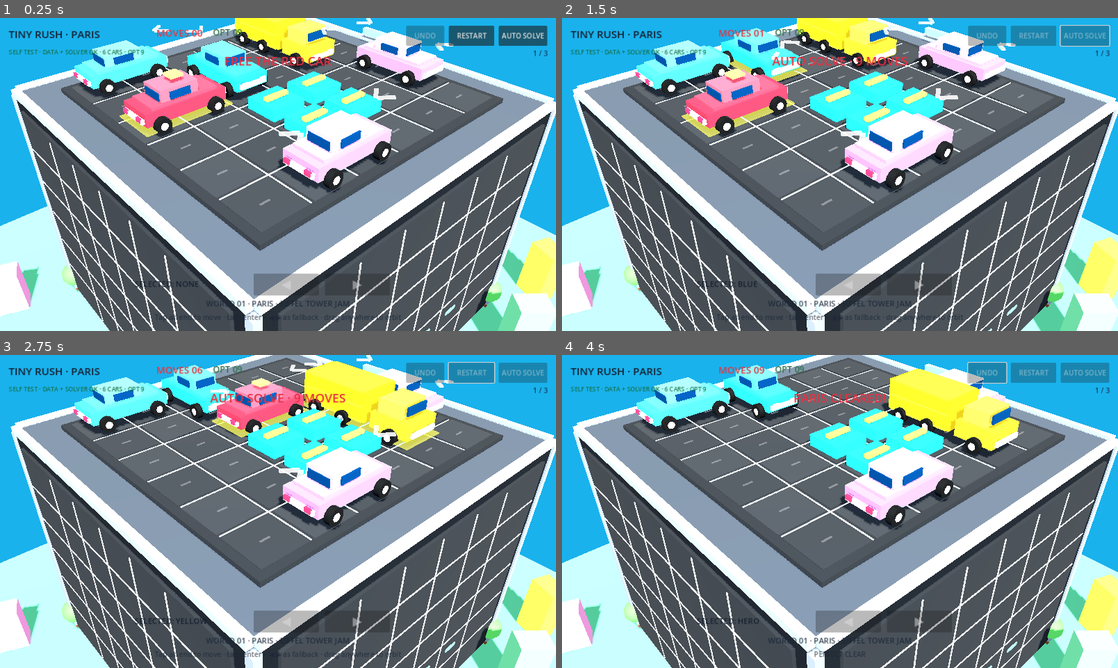
Above: before the commit, frames 1-4 (two rows, left to right).
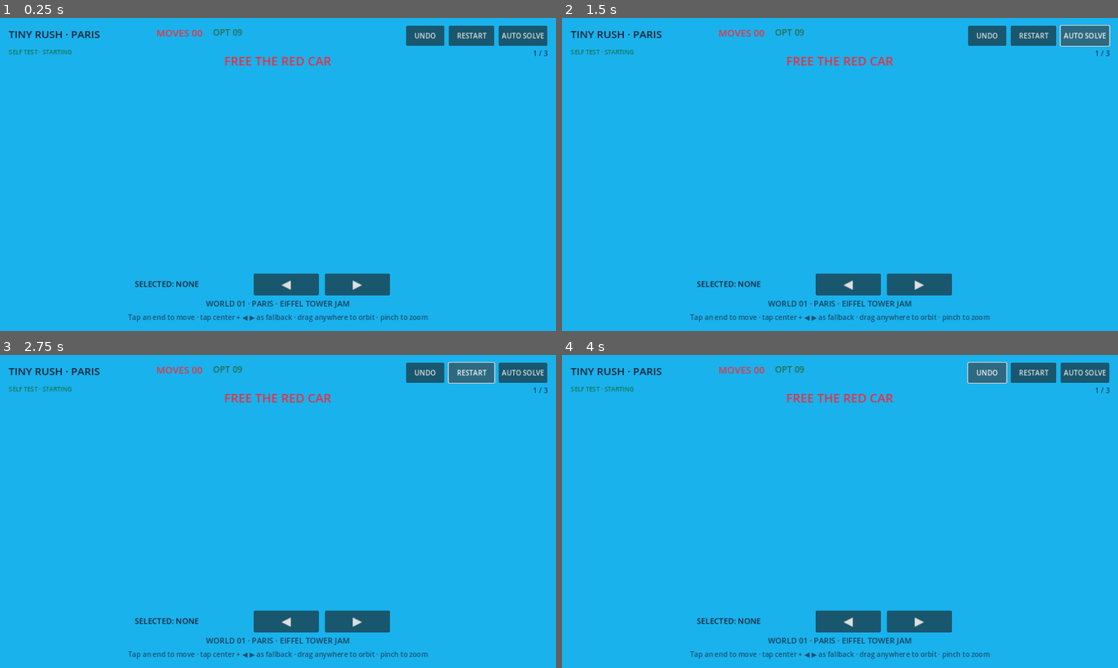
Above: after the commit, the same moments.

Repository: Zweeback/tinyrush
Game: Godot game, scene res://scenes/main.tscn
The game is run twice, just before and just after one commit, with the same random seed, the same clock (stepped at 60 frames per second) and the same inputs.
Inputs (mouse positions are in pixels of both pictures, inside the frame that each line leads up to):
- Up to frame 1 (0.25 s): no input
- Up to frame 2 (1.5 s): click "RESTART" at 0.5 s; click "AUTO SOLVE" at 1.25 s
- Up to frame 3 (2.75 s): click (472, 373) at 2 s, where only the run after the commit has a clickable "RESTART"
- Up to frame 4 (4 s): click (1034, 373) at 2.75 s, where only the run after the commit has a clickable "RESTART"; click (984, 373) at 3.5 s, where only the run after the commit has a clickable "UNDO"

The runs differ from the first frame. In frame 1, 87% of the frame differs, in the area x 0-100%, y 0-100%; in frame 2, 88%; in frame 3, 88%; in frame 4, 88%.
Error after the commit: Parse Error: Cannot infer the type of "result" variable because the value doesn't have a set type. (res://scripts/main.gd:251)

Commit message:
feat: make Traffic Escape arrow mode the playable default

Diff:
--- a/scripts/main.gd
+++ b/scripts/main.gd
@@ -1,14 +1,17 @@
 extends Node3D
 
 const CAR_SCENE := preload("res://scenes/tiny_car.tscn")
+const ARROW_LEVEL_PATH := "res://data/levels/arrow_city_01.json"
 
 @export var cell_size := 1.02
 
 var catalog := ParkingPanicLevelCatalog.new()
 var level_validator := ParkingPanicLevelValidator.new()
+var arrow_validator := ArrowEscapeLevelValidator.new()
 var level: Dictionary = {}
 var level_cursor := 0
-var board := ParkingBoard.new()
+var game_mode := "arrow_escape"
+var board: Variant = ParkingBoard.new()
 var car_views: Dictionary = {}
 var history: Array[Dictionary] = []
 var board_offset := Vector3.ZERO
@@ -57,12 +60,51 @@
 	backward_button.pressed.connect(_move_selected.bind(-1))
 	forward_button.pressed.connect(_move_selected.bind(1))
 	next_button.pressed.connect(next_level)
-	_load_level_at(0)
+	_load_arrow_level()
+
+func _load_arrow_level() -> void:
+	var file := FileAccess.open(ARROW_LEVEL_PATH, FileAccess.READ)
+	if file == null:
+		_fail_boot("ARROW LEVEL LOAD ERROR")
+		return
+	var parsed: Variant = JSON.parse_string(file.get_as_text())
+	if not parsed is Dictionary:
+		_fail_boot("ARROW LEVEL JSON ERROR")
+		return
+	level = parsed
+	game_mode = "arrow_escape"
+	level_cursor = 0
+
+	var validation := arrow_validator.validate(level)
+	if not validation.is_empty():
+		_fail_boot("ARROW LEVEL INVALID: %s" % validation[0])
+		return
+
+	board = ArrowEscapeBoard.new()
+	board.configure(level)
+	var solver := ArrowEscapeSolver.new()
+	var solved := solver.solve(board)
+	if not bool(solved.get("solved", false)):
+		_fail_boot("ARROW LEVEL UNSOLVABLE")
+		return
+
+	optimal_moves = int(solved.get("moves", -1))
+	var declared_optimal := int(level.get("optimal_moves", -1))
+	if declared_optimal >= 0 and declared_optimal != optimal_moves:
+		_fail_boot("ARROW OPTIMAL MISMATCH: DATA %d / SOLVER %d" % [declared_optimal, optimal_moves])
+		return
+	auto_path = solved.get("path", []).duplicate(true)
+	board_offset = _calculate_board_offset()
+	world_builder.build(level, cell_size)
+	_update_level_labels()
+	self_test_label.text = "ARROW LOGIC · SOLVER OK · %d VEHICLES · %d DEPENDENCIES" % [board.car_ids().size(), int(solved.get("states_visited", 0))]
+	restart_level()
 
 func _load_level_at(index: int) -> void:
 	if catalog.size() == 0:
 		_fail_boot("NO LEVELS")
 		return
+	game_mode = "rush_hour"
 	level_cursor = posmod(index, catalog.size())
 	level = catalog.load_level(level_cursor)
 	if level.is_empty():
@@ -72,6 +114,8 @@
 	if not validation.is_empty():
 		_fail_boot("LEVEL INVALID: %s" % validation[0])
 		return
+
+	board = ParkingBoard.new()
 	board.configure(level)
 	var solver := ParkingPanicSolver.new()
 	var solved := solver.solve(board)
@@ -93,7 +137,10 @@
 func next_level() -> void:
 	if is_busy:
 		return
-	_load_level_at(level_cursor + 1)
+	if game_mode == "arrow_escape":
+		restart_level()
+	else:
+		_load_level_at(level_cursor + 1)
 
 func restart_level() -> void:
 	is_busy = false
@@ -102,9 +149,11 @@
 	history.clear()
 	selected_car_id = ""
 	board.reset_from_level(level)
+
 	for child in cars_root.get_children():
 		child.free()
 	car_views.clear()
+
 	for car_id_value in board.car_ids():
 		var car_id := str(car_id_value)
 		var view: ParkingPanicCarView = CAR_SCENE.instantiate()
@@ -112,8 +161,14 @@
 		view.configure(board.get_spec(car_id), cell_size)
 		view.position = _world_position(car_id)
 		car_views[car_id] = view
-	status_label.text = "FREE THE RED CAR"
-	hint_label.text = "Tap an end to move · tap center + ◀ ▶ as fallback · drag anywhere to orbit"
+
+	if game_mode == "arrow_escape":
+		status_label.text = "CLEAR ALL TRAFFIC"
+		hint_label.text = "Tap a vehicle · cyan arrow = open route · orange arrow = blocked"
+	else:
+		status_label.text = "FREE THE RED CAR"
+		hint_label.text = "Tap an end to move · tap center + ◀ ▶ as fallback · drag anywhere to orbit"
+
 	input_controller.set_enabled(true)
 	input_controller.reset_camera()
 	next_button.visible = false
@@ -125,9 +180,25 @@
 		return
 	var step: Dictionary = history.pop_back()
 	var car_id := str(step.get("id", ""))
+
+	if game_mode == "arrow_escape":
+		board.restore_car(car_id)
+		moves = maxi(0, moves - 1)
+		var arrow_view: ParkingPanicCarView = car_views.get(car_id)
+		if arrow_view != null:
+			arrow_view.visible = true
+			arrow_view.busy = false
+			arrow_view.scale = Vector3.ONE
+			arrow_view.position = _world_position(car_id)
+		_select_car_force(car_id)
+		audio.undo_sound()
+		_refresh_move_hints()
+		_update_ui()
+		return
+
 	var previous_position: Vector2i = step.get("from", Vector2i.ZERO)
 	board.set_position(car_id, previous_position)
-	moves = max(0, moves - 1)
+	moves = maxi(0, moves - 1)
 	_select_car(car_id)
 	var view: ParkingPanicCarView = car_views.get(car_id)
 	is_busy = true
@@ -142,6 +213,13 @@
 	_update_ui()
 
 func _move_selected(sign: int) -> void:
+	if game_mode == "arrow_escape":
+		if selected_car_id.is_empty():
+			status_label.text = "TAP A VEHICLE"
+			_reset_status_later()
+			return
+		_on_arrow_tap(selected_car_id)
+		return
 	if selected_car_id.is_empty():
 		status_label.text = "TAP A CAR FIRST"
 		_reset_status_later()
@@ -151,11 +229,10 @@
 func _select_car(car_id: String) -> void:
 	if is_busy or level_cleared or not car_views.has(car_id):
 		return
-	selected_car_id = car_id
-	for id_value in car_views.keys():
-		var id := str(id_value)
-		var view: ParkingPanicCarView = car_views[id]
-		view.set_selected(id == selected_car_id)
+	if game_mode == "arrow_escape":
+		_on_arrow_tap(car_id)
+		return
+	_select_car_force(car_id)
 	status_label.text = "%s SELECTED" % selected_car_id.to_upper()
 	_refresh_move_hints()
 	_update_ui()
@@ -163,7 +240,11 @@
 func _on_move_requested(car_id: String, sign: int) -> void:
 	if is_busy or level_cleared:
 		return
-	_select_car(car_id)
+	if game_mode == "arrow_escape":
+		_on_arrow_tap(car_id)
+		return
+
+	_select_car_force(car_id)
 	var view: ParkingPanicCarView = car_views.get(car_id)
 	if view == null or view.busy:
 		return
@@ -179,6 +260,7 @@
 	if bool(result.get("exit", false)):
 		_complete_level(view, sign)
 		return
+
 	history.append({"id": car_id, "from": result.get("from", Vector2i.ZERO)})
 	moves += 1
 	is_busy = true
@@ -192,6 +274,65 @@
 	await get_tree().create_timer(0.15).timeout
 	is_busy = false
 	_refresh_move_hints()
+	_update_ui()
+
+func _on_arrow_tap(car_id: String) -> void:
+	if is_busy or level_cleared or not board.is_active(car_id):
+		return
+	var view: ParkingPanicCarView = car_views.get(car_id)
+	if view == null or view.busy:
+		return
+
+	_select_car_force(car_id)
+	var spec: Dictionary = board.get_spec(car_id)
+	var axis: Vector2i = spec.get("axis", Vector2i(1, 0))
+	var escape_dir: Vector2i = spec.get("escape_dir", axis)
+	var local_sign := 1 if escape_dir == axis else -1
+	var result: Dictionary = board.apply_move(car_id, 1)
+
+	if not bool(result.get("ok", false)):
+		view.blocked_feedback(local_sign)
+		fx.burst(view.position + Vector3.UP * 0.42, Color(1.0, 0.28, 0.12, 1), 7, 0.30)
+		audio.blocked_sound()
+		Input.vibrate_handheld(18)
+		status_label.text = "%s BLOCKED" % car_id.to_upper()
+		_refresh_move_hints()
+		_reset_status_later()
+		return
+
+	history.append({"id": car_id, "arrow_escape": true})
+	moves += 1
+	is_busy = true
+	view.set_move_hints(false, false)
+	var world_direction := Vector3(float(escape_dir.x), 0, float(escape_dir.y))
+	fx.burst(view.position + Vector3.UP * 0.34, view.body_color, 10, 0.42)
+	fx.camera_kick()
+	audio.move_sound(moves)
+	Input.vibrate_handheld(9)
+	view.animate_exit(world_direction, cell_size * 10.5)
+	status_label.text = "%s OUT · %d LEFT" % [car_id.to_upper(), board.remaining_count()]
+	_update_ui()
+
+	await get_tree().create_timer(0.50).timeout
+	is_busy = false
+	if board.remaining_count() == 0:
+		_complete_arrow_level()
+		return
+	selected_car_id = ""
+	_refresh_move_hints()
+	_update_ui()
+
+func _complete_arrow_level() -> void:
+	level_cleared = true
+	input_controller.set_enabled(false)
+	selected_car_id = ""
+	status_label.text = "TRAFFIC CLEARED!"
+	hint_label.text = "DEPENDENCY CHAIN SOLVED · %d / %d" % [moves, optimal_moves]
+	fx.burst(Vector3.ZERO + Vector3.UP * 0.8, Color(0.24, 0.95, 1.0, 1), 34, 1.25)
+	Input.vibrate_handheld(42)
+	audio.play_win_chime()
+	next_button.visible = true
+	next_button.text = "REPLAY JAM ▶"
 	_update_ui()
 
 func _complete_level(hero: ParkingPanicCarView, sign: int) -> void:
@@ -222,6 +363,10 @@
 func _start_auto_solve() -> void:
 	if is_busy:
 		return
+	if game_mode == "arrow_escape":
+		await _auto_solve_arrow()
+		return
+
 	restart_level()
 	is_busy = true
 	status_label.text = "AUTO SOLVE · %d MOVES" % optimal_moves
@@ -249,6 +394,33 @@
 		await get_tree().create_timer(0.28).timeout
 	_fail_auto("AUTO PATH DID NOT EXIT")
 
+func _auto_solve_arrow() -> void:
+	restart_level()
+	is_busy = true
+	input_controller.set_enabled(false)
+	status_label.text = "AUTO CLEAR · %d VEHICLES" % optimal_moves
+	for step_value in auto_path:
+		var step: Dictionary = step_value
+		var car_id := str(step.get("id", ""))
+		var view: ParkingPanicCarView = car_views.get(car_id)
+		if view == null:
+			_fail_auto("ARROW AUTO VIEW MISSING")
+			return
+		var spec: Dictionary = board.get_spec(car_id)
+		var escape_dir: Vector2i = spec.get("escape_dir", Vector2i(1, 0))
+		var result: Dictionary = board.apply_move(car_id, 1)
+		if not bool(result.get("ok", false)):
+			_fail_auto("ARROW AUTO PATH FAILED")
+			return
+		moves += 1
+		view.set_move_hints(false, false)
+		view.animate_exit(Vector3(float(escape_dir.x), 0, float(escape_dir.y)), cell_size * 10.5)
+		audio.move_sound(moves)
+		_update_ui()
+		await get_tree().create_timer(0.34).timeout
+	is_busy = false
+	_complete_arrow_level()
+
 func _select_car_force(car_id: String) -> void:
 	selected_car_id = car_id
 	for id_value in car_views.keys():
@@ -272,8 +444,8 @@
 	push_error("TinyRush: %s" % message)
 
 func _world_position(car_id: String) -> Vector3:
-	var spec := board.get_spec(car_id)
-	var pos := board.get_position(car_id)
+	var spec: Dictionary = board.get_spec(car_id)
+	var pos: Vector2i = board.get_position(car_id)
 	var axis: Vector2i = spec.get("axis", Vector2i(1, 0))
 	var length_cells := int(spec.get("len", 2))
 	var center_x := float(pos.x) * cell_size + float(axis.x) * float(length_cells - 1) * cell_size * 0.5
@@ -286,19 +458,32 @@
 func _reset_status_later() -> void:
 	await get_tree().create_timer(0.35).timeout
 	if not is_busy and not level_cleared:
-		status_label.text = "FREE THE RED CAR" if selected_car_id.is_empty() else "%s SELECTED" % selected_car_id.to_upper()
+		if game_mode == "arrow_escape":
+			status_label.text = "CLEAR ALL TRAFFIC · %d LEFT" % board.remaining_count()
+		else:
+			status_label.text = "FREE THE RED CAR" if selected_car_id.is_empty() else "%s SELECTED" % selected_car_id.to_upper()
 
 func _update_level_labels() -> void:
 	var world := str(level.get("world", "WORLD"))
 	var title := str(level.get("title", "TRAFFIC JAM"))
 	title_label.text = "TINY RUSH · %s" % world
-	world_name_label.text = "WORLD %02d · %s · %s" % [level_cursor + 1, world, title]
-	progress_label.text = "%d / %d" % [level_cursor + 1, catalog.size()]
+	if game_mode == "arrow_escape":
+		world_name_label.text = "ARROW MODE · %s" % title
+		progress_label.text = "%d VEHICLES" % board.car_ids().size()
+	else:
+		world_name_label.text = "WORLD %02d · %s · %s" % [level_cursor + 1, world, title]
+		progress_label.text = "%d / %d" % [level_cursor + 1, catalog.size()]
 
 func _refresh_move_hints() -> void:
 	for id_value in car_views.keys():
 		var id := str(id_value)
 		var view: ParkingPanicCarView = car_views[id]
+		if game_mode == "arrow_escape":
+			if level_cleared or not board.is_active(id):
+				view.set_move_hints(false, false)
+			else:
+				view.set_arrow_escape_state(board.can_escape(id))
+			continue
 		var can_backward := false
 		var can_forward := false
 		if not level_cleared:
@@ -308,11 +493,25 @@
 
 func _update_ui() -> void:
 	move_label.text = "MOVES %02d" % moves
-	optimal_label.text = "OPT %02d" % optimal_moves if optimal_moves >= 0 else "OPT --"
-	selected_label.text = "SELECTED: NONE" if selected_car_id.is_empty() else "SELECTED: %s" % selected_car_id.to_upper()
+	optimal_label.text = "CLEAR %02d" % optimal_moves if game_mode == "arrow_escape" else ("OPT %02d" % optimal_moves if optimal_moves >= 0 else "OPT --")
 	undo_button.disabled = history.is_empty() or is_busy or level_cleared
 	auto_button.disabled = is_busy
-	var no_selection := selected_car_id.is_empty()
-	backward_button.disabled = no_selection or is_busy or level_cleared or not board.can_move(selected_car_id, -1)
-	forward_button.disabled = no_selection or is_busy or level_cleared or not board.can_move(selected_car_id, 1)
 	restart_button.disabled = is_busy
+
+	if game_mode == "arrow_escape":
+		var open_routes := 0
+		if not level_cleared:
+			for id_value in board.car_ids():
+				var id := str(id_value)
+				if board.is_active(id) and board.can_escape(id):
+					open_routes += 1
+		selected_label.text = "OPEN ROUTES: %d · LEFT: %d" % [open_routes, board.remaining_count()]
+		backward_button.visible = false
+		forward_button.visible = false
+	else:
+		selected_label.text = "SELECTED: NONE" if selected_car_id.is_empty() else "SELECTED: %s" % selected_car_id.to_upper()
+		backward_button.visible = true
+		forward_button.visible = true
+		var no_selection := selected_car_id.is_empty()
+		backward_button.disabled = no_selection or is_busy or level_cleared or not board.can_move(selected_car_id, -1)
+		forward_button.disabled = no_selection or is_busy or level_cleared or not board.can_move(selected_car_id, 1)
